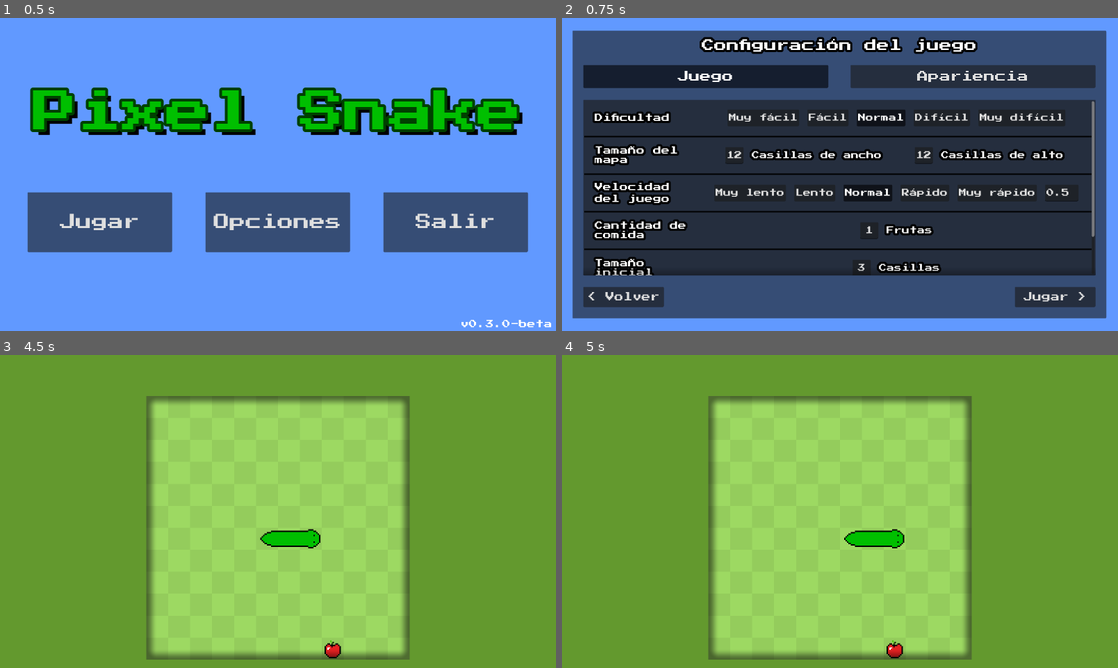
Above: before the commit, frames 1-4 (two rows, left to right).
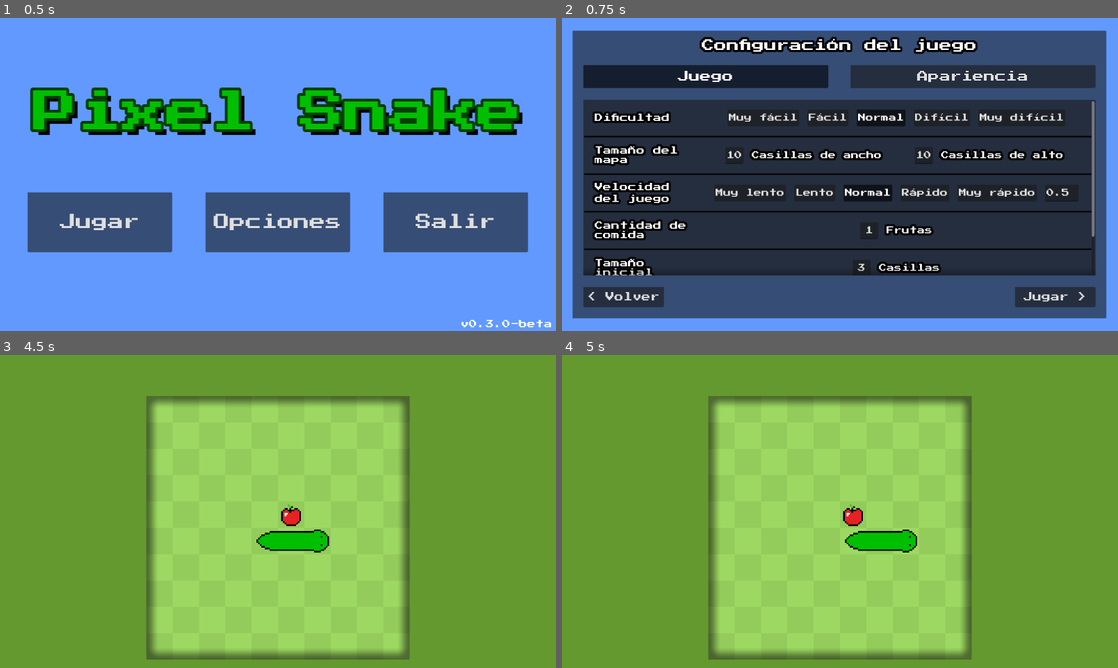
Above: after the commit, the same moments.

Repository: iTzFireFoxX/Godot-Snake
Game: Godot game, scene res://scenes/main_menu.tscn
Two runs of this game, one before a commit and one after it. Both use one fixed random seed, a clock stepped at 60 frames per second and the inputs below.
Inputs:
- Up to frame 1 (0.5 s): no input
- Up to frame 2 (0.75 s): click "Jugar" at 0.5 s
- Up to frame 3 (4.5 s): click "Normal" at 1.25 s; click "Normal" at 2 s; click "Normal" at 2.75 s; click "Normal" at 3.5 s; click "Jugar >" at 4.25 s
- Up to frame 4 (5 s): no input

Frame 1 is identical in both runs. In frame 2, less than 0.1% of the frame differs, in the area x 31-67%, y 42-45%; in frame 3, 1.4%; in frame 4, 1.4%, in the area x 27-73%, y 15-97%.

Commit message:
Rebalance de dificultades

Diff:
--- a/globals/game_settings.gd
+++ b/globals/game_settings.gd
@@ -24,23 +24,23 @@
 }
 
 const very_easy_diff: Dictionary = {
-    "map_size": Vector2i(8, 8),
+    "map_size": Vector2i(6, 6),
     "game_vel": game_vels["very_slow"],
-    "food_amount": 5,
-    "initial_size": 5,
+    "food_amount": 4,
+    "initial_size": 4,
     "passable_walls": true
 }
 
 const easy_diff: Dictionary = {
-    "map_size": Vector2i(10, 10),
+    "map_size": Vector2i(8, 8),
     "game_vel": game_vels["slow"],
     "food_amount": 2,
-    "initial_size": 4,
+    "initial_size": 3,
     "passable_walls": true
 }
 
 const normal_diff: Dictionary = {
-    "map_size": Vector2i(12, 12),
+    "map_size": Vector2i(10, 10),
     "game_vel": game_vels["normal"],
     "food_amount": 1,
     "initial_size": 3,
@@ -48,7 +48,7 @@
 }
 
 const hard_diff: Dictionary = {
-    "map_size": Vector2i(15, 15),
+    "map_size": Vector2i(12, 12),
     "game_vel": game_vels["fast"],
     "food_amount": 1,
     "initial_size": 3,
@@ -56,7 +56,7 @@
 }
 
 const very_hard_diff: Dictionary = {
-    "map_size": Vector2i(20, 20),
+    "map_size": Vector2i(15, 15),
     "game_vel": game_vels["very_fast"],
     "food_amount": 1,
     "initial_size": 3,
